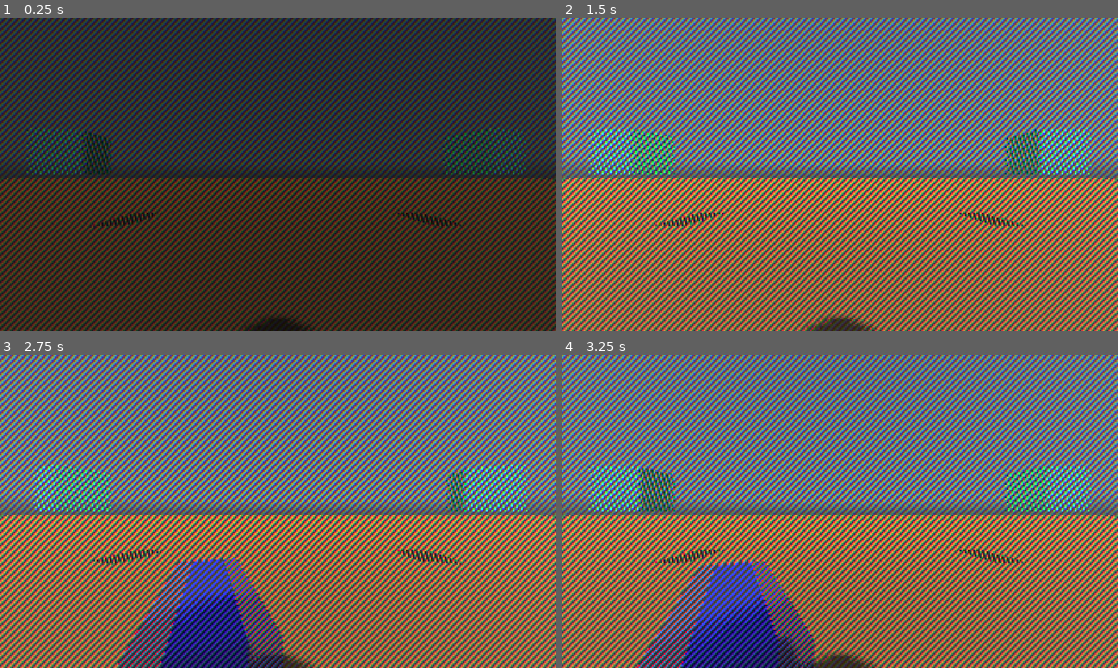
Above: before the commit, frames 1-4 (two rows, left to right).
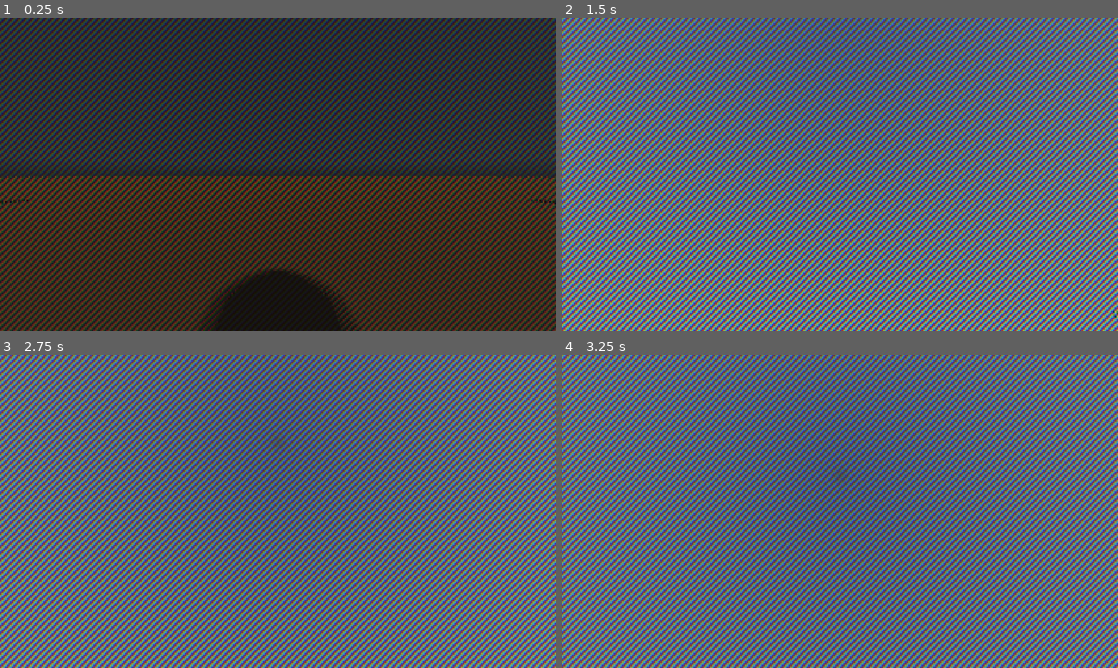
Above: after the commit, the same moments.

Repository: Heli90/Project-Saber-Autostereoscopic-Gaming-
Game: Godot game, scene res://scenes/generation_image3D.tscn
The game is run twice, just before and just after one commit, with the same random seed, the same clock (stepped at 60 frames per second) and the same inputs. This scene is started directly instead of the project's main scene. A sky picture missing from this copy of the repository is replaced by a grey-blue gradient.
Inputs (mouse positions are in pixels of both pictures, inside the frame that each line leads up to):
- Up to frame 1 (0.25 s): no input
- Up to frame 2 (1.5 s): move the mouse to (962, 158) at 0.52 s; hold R (TeteHautJ1) 0.53-1.28 s; hold E (Contrôle du bras droitJ1) 0.53-1.28 s; move the mouse to (728, 190) at 1.27 s; hold T (TeteBasJ1) from 1.28 s (still down); right-click (728, 190) at 1.35 s
- Up to frame 3 (2.75 s): move the mouse to (333, 442) at 2.02 s; release T (TeteBasJ1) at 2.03 s; press the mouse at (333, 442) at 2.03 s; hold R (TeteHautJ1) from 2.03 s (still down)
- Up to frame 4 (3.25 s): keep holding R (TeteHautJ1); move the mouse to (812, 574) at 2.77 s; release the mouse at (812, 574) at 2.78 s; tap E (Contrôle du bras droitJ1) at 2.85 s

The runs differ from the first frame. In frame 1, 5.0% of the frame differs, in the area x 0-100%, y 35-100%; in frame 2, 75%; in frame 3, 77%, in the area x 0-100%, y 0-100%; in frame 4, 75%.

Commit message:
Corrections de bugs mineurs sur le placement des caméras en mode TV + ajout de documentation pour les scènes

Diff:
--- a/godot_mapping/godot_cube/scenes/cube.tscn
+++ b/godot_mapping/godot_cube/scenes/cube.tscn
@@ -76,7 +76,7 @@
 [node name="Cube" type="AnimatableBody3D" parent="." unique_id=854079472 node_paths=PackedStringArray("perso")]
 transform = Transform3D(1, 0, 0, 0, 1, 0, 0, 0, 1, 0, 2, 0)
 script = ExtResource("1_gojnm")
-perso = NodePath("../Joueur1")
+perso = NodePath("../J1")
 
 [node name="Forme_Cube" type="MeshInstance3D" parent="Cube" unique_id=402712482]
 mesh = SubResource("BoxMesh_1c2mv")
@@ -90,77 +90,77 @@
 light_energy = 3.0
 shadow_enabled = true
 
-[node name="Joueur1" type="CharacterBody3D" parent="." unique_id=280829056]
+[node name="J1" type="CharacterBody3D" parent="." unique_id=280829056]
 transform = Transform3D(1, 0, 0, 0, 1, 0, 0, 0, 1, -5, 1, 5)
 script = ExtResource("2_1c2mv")
 
-[node name="Forme_Joueur" type="MeshInstance3D" parent="Joueur1" unique_id=401742793]
+[node name="Forme_Joueur" type="MeshInstance3D" parent="J1" unique_id=401742793]
 mesh = SubResource("CapsuleMesh_gojnm")
 
-[node name="Collision_Joueur" type="CollisionShape3D" parent="Joueur1" unique_id=593164031]
+[node name="Collision_Joueur" type="CollisionShape3D" parent="J1" unique_id=593164031]
 shape = SubResource("CapsuleShape3D_f7g2b")
 
-[node name="PivotCamera" type="Node3D" parent="Joueur1" unique_id=1610400937]
+[node name="PivotCamera" type="Node3D" parent="J1" unique_id=1610400937]
 
-[node name="Camera" type="Camera3D" parent="Joueur1/PivotCamera" unique_id=1209157305]
+[node name="Camera" type="Camera3D" parent="J1/PivotCamera" unique_id=1209157305]
 transform = Transform3D(1, 0, 0, 0, 1, 0, 0, 0, 1, 0, 0.5, 0)
 
-[node name="Epaule_Right" type="Node3D" parent="Joueur1" unique_id=1305863325]
+[node name="Epaule_Right" type="Node3D" parent="J1" unique_id=1305863325]
 transform = Transform3D(1, 0, 0, 0, 0.3, 0, 0, 0, 0.3, 0.75, 0, 0)
 
-[node name="MeshInstance3D" type="MeshInstance3D" parent="Joueur1/Epaule_Right" unique_id=1278431830]
+[node name="MeshInstance3D" type="MeshInstance3D" parent="J1/Epaule_Right" unique_id=1278431830]
 transform = Transform3D(1, 0, 0, 0, 1, 0, 0, 0, 1, 0.3, 0, 0)
 mesh = SubResource("BoxMesh_wd2d1")
 surface_material_override/0 = SubResource("StandardMaterial3D_ftslj")
 
-[node name="Epaule_Left" type="Node3D" parent="Joueur1" unique_id=2141923467]
+[node name="Epaule_Left" type="Node3D" parent="J1" unique_id=2141923467]
 transform = Transform3D(1, 0, 0, 0, 0.3, 0, 0, 0, 0.3, -0.75, 0, 0)
 
-[node name="MeshInstance3D" type="MeshInstance3D" parent="Joueur1/Epaule_Left" unique_id=1876490326]
+[node name="MeshInstance3D" type="MeshInstance3D" parent="J1/Epaule_Left" unique_id=1876490326]
 transform = Transform3D(1, 0, 0, 0, 1, 0, 0, 0, 1, -0.3, 0, 0)
 mesh = SubResource("BoxMesh_ftslj")
 surface_material_override/0 = SubResource("StandardMaterial3D_n65sj")
 
-[node name="Son_Marche" type="AudioStreamPlayer3D" parent="Joueur1" unique_id=528068611]
+[node name="Son_Marche" type="AudioStreamPlayer3D" parent="J1" unique_id=528068611]
 transform = Transform3D(1, 0, 0, 0, 1, 0, 0, 0, 1, 0, -1, -5)
 stream = ExtResource("3_n65sj")
 bus = &"SFX"
 
-[node name="Joueur2" type="CharacterBody3D" parent="." unique_id=539439527]
+[node name="J2" type="CharacterBody3D" parent="." unique_id=539439527]
 transform = Transform3D(1, 0, 0, 0, 1, 0, 0, 0, 1, 5, 1, 5)
 script = ExtResource("2_1c2mv")
 player_id = 2
 
-[node name="Forme_Joueur" type="MeshInstance3D" parent="Joueur2" unique_id=496383840]
+[node name="Forme_Joueur" type="MeshInstance3D" parent="J2" unique_id=496383840]
 mesh = SubResource("CapsuleMesh_gojnm")
 
-[node name="Collision_Joueur" type="CollisionShape3D" parent="Joueur2" unique_id=1474288640]
+[node name="Collision_Joueur" type="CollisionShape3D" parent="J2" unique_id=1474288640]
 shape = SubResource("CapsuleShape3D_f7g2b")
 
-[node name="PivotCamera" type="Node3D" parent="Joueur2" unique_id=1849517421]
+[node name="PivotCamera" type="Node3D" parent="J2" unique_id=1849517421]
 visible = false
 
-[node name="Camera" type="Camera3D" parent="Joueur2/PivotCamera" unique_id=1745006637]
+[node name="Camera" type="Camera3D" parent="J2/PivotCamera" unique_id=1745006637]
 transform = Transform3D(1, 0, 0, 0, 1, 0, 0, 0, 1, 0, 0.5, 0)
 visible = false
 
-[node name="Epaule_Right" type="Node3D" parent="Joueur2" unique_id=1421719721]
+[node name="Epaule_Right" type="Node3D" parent="J2" unique_id=1421719721]
 transform = Transform3D(1, 0, 0, 0, 0.3, 0, 0, 0, 0.3, 0.75, 0, 0)
 
-[node name="MeshInstance3D" type="MeshInstance3D" parent="Joueur2/Epaule_Right" unique_id=657566245]
+[node name="MeshInstance3D" type="MeshInstance3D" parent="J2/Epaule_Right" unique_id=657566245]
 transform = Transform3D(1, 0, 0, 0, 1, 0, 0, 0, 1, 0.3, 0, 0)
 mesh = SubResource("BoxMesh_wd2d1")
 surface_material_override/0 = SubResource("StandardMaterial3D_ftslj")
 
-[node name="Epaule_Left" type="Node3D" parent="Joueur2" unique_id=1746516405]
+[node name="Epaule_Left" type="Node3D" parent="J2" unique_id=1746516405]
 transform = Transform3D(1, 0, 0, 0, 0.3, 0, 0, 0, 0.3, -0.75, 0, 0)
 
-[node name="MeshInstance3D" type="MeshInstance3D" parent="Joueur2/Epaule_Left" unique_id=1939156426]
+[node name="MeshInstance3D" type="MeshInstance3D" parent="J2/Epaule_Left" unique_id=1939156426]
 transform = Transform3D(1, 0, 0, 0, 1, 0, 0, 0, 1, -0.3, 0, 0)
 mesh = SubResource("BoxMesh_ftslj")
 surface_material_override/0 = SubResource("StandardMaterial3D_n65sj")
 
-[node name="Son_Marche" type="AudioStreamPlayer3D" parent="Joueur2" unique_id=154977171]
+[node name="Son_Marche" type="AudioStreamPlayer3D" parent="J2" unique_id=154977171]
 transform = Transform3D(1, 0, 0, 0, 1, 0, 0, 0, 1, 0, -1, -5)
 stream = ExtResource("3_n65sj")
 bus = &"SFX"
@@ -175,7 +175,7 @@
 shape = SubResource("WorldBoundaryShape3D_f7g2b")
 
 [node name="MurNoir" type="MeshInstance3D" parent="." unique_id=30135268]
-transform = Transform3D(10, 0, 0, 0, -4.371139e-07, -10, 0, 10, -4.371139e-07, 50, 10, 0)
+transform = Transform3D(10, 0, 0, 0, -4.371139e-07, -10, 0, 10, -4.371139e-07, 100, 10, 0)
 mesh = SubResource("PlaneMesh_y8ul7")
 surface_material_override/0 = SubResource("StandardMaterial3D_dmbnc")
 
--- a/godot_mapping/godot_cube/scenes/generation_image3D.tscn
+++ b/godot_mapping/godot_cube/scenes/generation_image3D.tscn
@@ -1,15 +1,31 @@
 [gd_scene format=3 uid="uid://5i6a24tky45k"]
 
 [ext_resource type="Script" uid="uid://v4jt0cyocs3e" path="res://scripts/generation_image3D.gd" id="1_0b2mb"]
+[ext_resource type="Script" uid="uid://c065y5voivxxf" path="res://scripts/joueur.gd" id="2_fbvyp"]
 [ext_resource type="PackedScene" uid="uid://vkh3oc4hwdmv" path="res://scenes/cube.tscn" id="2_vmbhp"]
+[ext_resource type="AudioStream" uid="uid://bxhufoc8lqwjj" path="res://addons/sfx/son_marche_herbe.mp3" id="3_0and6"]
 [ext_resource type="Shader" uid="uid://vno46ensk36y" path="res://shaders/generation_image.gdshader" id="3_t12a8"]
 [ext_resource type="PackedScene" uid="uid://cowlnii2y28cm" path="res://scenes/pause_menu.tscn" id="5_t12a8"]
 
+[sub_resource type="CapsuleMesh" id="CapsuleMesh_gojnm"]
+
+[sub_resource type="CapsuleShape3D" id="CapsuleShape3D_f7g2b"]
+
+[sub_resource type="BoxMesh" id="BoxMesh_wd2d1"]
+
+[sub_resource type="StandardMaterial3D" id="StandardMaterial3D_ftslj"]
+albedo_color = Color(0, 0, 1, 1)
+
+[sub_resource type="BoxMesh" id="BoxMesh_ftslj"]
+
+[sub_resource type="StandardMaterial3D" id="StandardMaterial3D_n65sj"]
+albedo_color = Color(0, 0, 1, 1)
+
 [sub_resource type="ViewportTexture" id="ViewportTexture_fqw2t"]
-viewport_path = NodePath("Vue1")
+viewport_path = NodePath("J1/PivotCamera/Vue1")
 
 [sub_resource type="ViewportTexture" id="ViewportTexture_6c3ax"]
-viewport_path = NodePath("Vue2")
+viewport_path = NodePath("J1/PivotCamera/Vue2")
 
 [sub_resource type="ViewportTexture" id="ViewportTexture_gvfcn"]
 viewport_path = NodePath("Vue3")
@@ -18,10 +34,10 @@
 viewport_path = NodePath("Vue4")
 
 [sub_resource type="ViewportTexture" id="ViewportTexture_nrlg5"]
-viewport_path = NodePath("Vue5")
+viewport_path = NodePath("J2/PivotCamera/Vue5")
 
 [sub_resource type="ViewportTexture" id="ViewportTexture_wcpdv"]
-viewport_path = NodePath("Vue6")
+viewport_path = NodePath("J2/PivotCamera/Vue6")
 
 [sub_resource type="ViewportTexture" id="ViewportTexture_6n0u1"]
 viewport_path = NodePath("Vue7")
@@ -53,60 +69,142 @@
 [node name="ImageAutoStereo3D" type="Node3D" unique_id=1856045016]
 script = ExtResource("1_0b2mb")
 
-[node name="Vue1" type="SubViewport" parent="." unique_id=210631324]
-size = Vector2i(1920, 1080)
-
-[node name="Camera3D" type="Camera3D" parent="Vue1" unique_id=642319396]
-transform = Transform3D(1, 0, 0, 0, 1, 0, 0, 0, 1, -5.05, 1.5, 5)
-current = true
-
-[node name="Vue2" type="SubViewport" parent="." unique_id=86739324]
-size = Vector2i(1920, 1080)
-
-[node name="Camera3D" type="Camera3D" parent="Vue2" unique_id=130694043]
-transform = Transform3D(1, 0, 0, 0, 1, 0, 0, 0, 1, -4.95, 1.5, 5)
-current = true
+[node name="J1" type="CharacterBody3D" parent="." unique_id=1472300352]
+transform = Transform3D(1, 0, 0, 0, 1, 0, 0, 0, 1, -10, 1, 5)
+script = ExtResource("2_fbvyp")
+
+[node name="Forme_Joueur" type="MeshInstance3D" parent="J1" unique_id=133961402]
+mesh = SubResource("CapsuleMesh_gojnm")
+
+[node name="Collision_Joueur" type="CollisionShape3D" parent="J1" unique_id=198360048]
+shape = SubResource("CapsuleShape3D_f7g2b")
+
+[node name="PivotCamera" type="Node3D" parent="J1" unique_id=2102832836]
+
+[node name="Vue1" type="SubViewport" parent="J1/PivotCamera" unique_id=210631324]
+size = Vector2i(1920, 1080)
+
+[node name="Camera3D" type="Camera3D" parent="J1/PivotCamera/Vue1" unique_id=642319396]
+transform = Transform3D(1, 0, 0, 0, 1, 0, 0, 0, 1, -10.05, 1, 5)
+current = true
+
+[node name="Vue2" type="SubViewport" parent="J1/PivotCamera" unique_id=86739324]
+size = Vector2i(1920, 1080)
+
+[node name="Camera3D" type="Camera3D" parent="J1/PivotCamera/Vue2" unique_id=130694043]
+transform = Transform3D(1, 0, 0, 0, 1, 0, 0, 0, 1, -9.95, 1, 5)
+current = true
+
+[node name="RemoteVue1" type="RemoteTransform3D" parent="J1/PivotCamera" unique_id=888129561]
+transform = Transform3D(1, 0, 0, 0, 1, 0, 0, 0, 1, -0.05, 0, 0)
+remote_path = NodePath("../Vue1/Camera3D")
+
+[node name="RemoteVue2" type="RemoteTransform3D" parent="J1/PivotCamera" unique_id=974454015]
+transform = Transform3D(1, 0, 0, 0, 1, 0, 0, 0, 1, 0.05, 0, 0)
+remote_path = NodePath("../Vue2/Camera3D")
+
+[node name="Epaule_Right" type="Node3D" parent="J1" unique_id=507752211]
+transform = Transform3D(1, 0, 0, 0, 0.3, 0, 0, 0, 0.3, 0.75, 0, 0)
+
+[node name="MeshInstance3D" type="MeshInstance3D" parent="J1/Epaule_Right" unique_id=1369138633]
+transform = Transform3D(1, 0, 0, 0, 1, 0, 0, 0, 1, 0.3, 0, 0)
+mesh = SubResource("BoxMesh_wd2d1")
+surface_material_override/0 = SubResource("StandardMaterial3D_ftslj")
+
+[node name="Epaule_Left" type="Node3D" parent="J1" unique_id=1684012056]
+transform = Transform3D(1, 0, 0, 0, 0.3, 0, 0, 0, 0.3, -0.75, 0, 0)
+
+[node name="MeshInstance3D" type="MeshInstance3D" parent="J1/Epaule_Left" unique_id=2040291350]
+transform = Transform3D(1, 0, 0, 0, 1, 0, 0, 0, 1, -0.3, 0, 0)
+mesh = SubResource("BoxMesh_ftslj")
+surface_material_override/0 = SubResource("StandardMaterial3D_n65sj")
+
+[node name="Son_Marche" type="AudioStreamPlayer3D" parent="J1" unique_id=1942758940]
+transform = Transform3D(1, 0, 0, 0, 1, 0, 0, 0, 1, 0, -1, -5)
+stream = ExtResource("3_0and6")
+bus = &"SFX"
+
+[node name="J2" type="CharacterBody3D" parent="." unique_id=166062908]
+transform = Transform3D(1, 0, 0, 0, 1, 0, 0, 0, 1, 10, 1, 5)
+script = ExtResource("2_fbvyp")
+
+[node name="Forme_Joueur" type="MeshInstance3D" parent="J2" unique_id=1643471248]
+mesh = SubResource("CapsuleMesh_gojnm")
+
+[node name="Collision_Joueur" type="CollisionShape3D" parent="J2" unique_id=113953686]
+shape = SubResource("CapsuleShape3D_f7g2b")
+
+[node name="PivotCamera" type="Node3D" parent="J2" unique_id=1438219727]
+
+[node name="Vue5" type="SubViewport" parent="J2/PivotCamera" unique_id=1130869609]
+size = Vector2i(1920, 1080)
+
+[node name="Camera3D" type="Camera3D" parent="J2/PivotCamera/Vue5" unique_id=340205500]
+transform = Transform3D(1, 0, 0, 0, 1, 0, 0, 0, 1, 9.95, 1, 5)
+current = true
+
+[node name="Vue6" type="SubViewport" parent="J2/PivotCamera" unique_id=1893834835]
+size = Vector2i(1920, 1080)
+
+[node name="Camera3D" type="Camera3D" parent="J2/PivotCamera/Vue6" unique_id=1440031429]
+transform = Transform3D(1, 0, 0, 0, 1, 0, 0, 0, 1, 10.05, 1, 5)
+current = true
+
+[node name="RemoteVue5" type="RemoteTransform3D" parent="J2/PivotCamera" unique_id=1599204877]
+transform = Transform3D(1, 0, 0, 0, 1, 0, 0, 0, 1, -0.05, 0, 0)
+remote_path = NodePath("../Vue5/Camera3D")
+
+[node name="RemoteVue6" type="RemoteTransform3D" parent="J2/PivotCamera" unique_id=1794469269]
+transform = Transform3D(1, 0, 0, 0, 1, 0, 0, 0, 1, 0.05, 0, 0)
+remote_path = NodePath("../Vue6/Camera3D")
+
+[node name="Epaule_Right" type="Node3D" parent="J2" unique_id=1266581910]
+transform = Transform3D(1, 0, 0, 0, 0.3, 0, 0, 0, 0.3, 0.75, 0, 0)
+
+[node name="MeshInstance3D" type="MeshInstance3D" parent="J2/Epaule_Right" unique_id=1928668376]
+transform = Transform3D(1, 0, 0, 0, 1, 0, 0, 0, 1, 0.3, 0, 0)
+mesh = SubResource("BoxMesh_wd2d1")
+surface_material_override/0 = SubResource("StandardMaterial3D_ftslj")
+
+[node name="Epaule_Left" type="Node3D" parent="J2" unique_id=1011635092]
+transform = Transform3D(1, 0, 0, 0, 0.3, 0, 0, 0, 0.3, -0.75, 0, 0)
+
+[node name="MeshInstance3D" type="MeshInstance3D" parent="J2/Epaule_Left" unique_id=1996138097]
+transform = Transform3D(1, 0, 0, 0, 1, 0, 0, 0, 1, -0.3, 0, 0)
+mesh = SubResource("BoxMesh_ftslj")
+surface_material_override/0 = SubResource("StandardMaterial3D_n65sj")
+
+[node name="Son_Marche" type="AudioStreamPlayer3D" parent="J2" unique_id=2129863261]
+transform = Transform3D(1, 0, 0, 0, 1, 0, 0, 0, 1, 0, -1, -5)
+stream = ExtResource("3_0and6")
+bus = &"SFX"
 
 [node name="Vue3" type="SubViewport" parent="." unique_id=1959630340]
 size = Vector2i(1920, 1080)
 
 [node name="Camera3D" type="Camera3D" parent="Vue3" unique_id=2000948979]
-transform = Transform3D(1, 0, 0, 0, 1, 0, 0, 0, 1, 50, 10, 7)
+transform = Transform3D(1, 0, 0, 0, 1, 0, 0, 0, 1, 100, 10, 7)
 current = true
 
 [node name="Vue4" type="SubViewport" parent="." unique_id=1280439649]
 size = Vector2i(1920, 1080)
 
 [node name="Camera3D" type="Camera3D" parent="Vue4" unique_id=363945270]
-transform = Transform3D(1, 0, 0, 0, 1, 0, 0, 0, 1, 50, 10, 7)
-current = true
-
-[node name="Vue5" type="SubViewport" parent="." unique_id=1130869609]
-size = Vector2i(1920, 1080)
-
-[node name="Camera3D" type="Camera3D" parent="Vue5" unique_id=340205500]
-transform = Transform3D(1, 0, 0, 0, 1, 0, 0, 0, 1, 4.95, 1.5, 5)
-current = true
-
-[node name="Vue6" type="SubViewport" parent="." unique_id=1893834835]
-size = Vector2i(1920, 1080)
-
-[node name="Camera3D" type="Camera3D" parent="Vue6" unique_id=1440031429]
-transform = Transform3D(1, 0, 0, 0, 1, 0, 0, 0, 1, 5.05, 1.5, 5)
+transform = Transform3D(1, 0, 0, 0, 1, 0, 0, 0, 1, 100, 10, 7)
 current = true
 
 [node name="Vue7" type="SubViewport" parent="." unique_id=1553404578]
 size = Vector2i(1920, 1080)
 
 [node name="Camera3D" type="Camera3D" parent="Vue7" unique_id=2067767426]
-transform = Transform3D(1, 0, 0, 0, 1, 0, 0, 0, 1, 50, 10, 7)
+transform = Transform3D(1, 0, 0, 0, 1, 0, 0, 0, 1, 100, 10, 7)
 current = true
 
 [node name="Vue8" type="SubViewport" parent="." unique_id=1011819110]
 size = Vector2i(1920, 1080)
 
 [node name="Camera3D" type="Camera3D" parent="Vue8" unique_id=1811736440]
-transform = Transform3D(1, 0, 0, 0, 1, 0, 0, 0, 1, 50, 10, 7)
+transform = Transform3D(1, 0, 0, 0, 1, 0, 0, 0, 1, 100, 10, 7)
 current = true
 
 [node name="TextureRect" type="TextureRect" parent="." unique_id=520957025]
@@ -120,3 +218,59 @@
 [node name="PauseMenu" parent="." unique_id=1703583179 instance=ExtResource("5_t12a8")]
 
 [node name="CubeTournant" parent="." unique_id=1026699542 instance=ExtResource("2_vmbhp")]
+
+[node name="J1" parent="CubeTournant" index="4" unique_id=280829056]
+visible = false
+
+[node name="Forme_Joueur" parent="CubeTournant/J1" index="0" unique_id=401742793]
+visible = false
+
+[node name="Collision_Joueur" parent="CubeTournant/J1" index="1" unique_id=593164031]
+visible = false
+
+[node name="PivotCamera" parent="CubeTournant/J1" index="2" unique_id=1610400937]
+visible = false
+
+[node name="Camera" parent="CubeTournant/J1/PivotCamera" index="0" unique_id=1209157305]
+visible = false
+
+[node name="Epaule_Right" parent="CubeTournant/J1" index="3" unique_id=1305863325]
+visible = false
+
+[node name="MeshInstance3D" parent="CubeTournant/J1/Epaule_Right" index="0" unique_id=1278431830]
+visible = false
+
+[node name="Epaule_Left" parent="CubeTournant/J1" index="4" unique_id=2141923467]
+visible = false
+
+[node name="MeshInstance3D" parent="CubeTournant/J1/Epaule_Left" index="0" unique_id=1876490326]
+visible = false
+
+[node name="Son_Marche" parent="CubeTournant/J1" index="5" unique_id=528068611]
+visible = false
+
+[node name="J2" parent="CubeTournant" index="5" unique_id=539439527]
+visible = false
+
+[node name="Forme_Joueur" parent="CubeTournant/J2" index="0" unique_id=496383840]
+visible = false
+
+[node name="Collision_Joueur" parent="CubeTournant/J2" index="1" unique_id=1474288640]
+visible = false
+
+[node name="Epaule_Right" parent="CubeTournant/J2" index="3" unique_id=1421719721]
+visible = false
+
+[node name="MeshInstance3D" parent="CubeTournant/J2/Epaule_Right" index="0" unique_id=657566245]
+visible = false
+
+[node name="Epaule_Left" parent="CubeTournant/J2" index="4" unique_id=1746516405]
+visible = false
+
+[node name="MeshInstance3D" parent="CubeTournant/J2/Epaule_Left" index="0" unique_id=1939156426]
+visible = false
+
+[node name="Son_Marche" parent="CubeTournant/J2" index="5" unique_id=154977171]
+visible = false
+
+[editable path="CubeTournant"]
--- a/godot_mapping/godot_cube/scenes/main_menu.tscn
+++ b/godot_mapping/godot_cube/scenes/main_menu.tscn
@@ -5,7 +5,6 @@
 [ext_resource type="FontFile" uid="uid://bd4geqghtkj13" path="res://addons/assets/TextFontBase.ttf" id="3_rtw2f"]
 [ext_resource type="Script" uid="uid://crmbnc6adwn05" path="res://scripts/audio_control.gd" id="4_8ln24"]
 [ext_resource type="FontFile" uid="uid://crtikirivhq6o" path="res://addons/assets/TextFontBold.otf" id="4_oa1go"]
-[ext_resource type="AudioStream" uid="uid://dptl0i02ypbka" path="res://addons/sfx/main_menu_music.mp3" id="4_wu84c"]
 [ext_resource type="Script" uid="uid://ct883kqsjhjbs" path="res://scripts/light_menu.gd" id="7_oa1go"]
 [ext_resource type="AudioStream" uid="uid://casguqt0dms81" path="res://addons/sfx/click_sound.mp3" id="8_tbmy8"]
 
@@ -386,7 +385,6 @@
 audio_bus_name = "SFX"
 
 [node name="MainMenuMusic" type="AudioStreamPlayer" parent="." unique_id=1460163922]
-stream = ExtResource("4_wu84c")
 volume_db = -10.0
 autoplay = true
 bus = &"Musique"
Not shown, changed: godot_mapping/documentation_godot/cube.md
Not shown, added: godot_mapping/documentation_godot/generation_image.md
Not shown, added: godot_mapping/documentation_godot/menu.md
